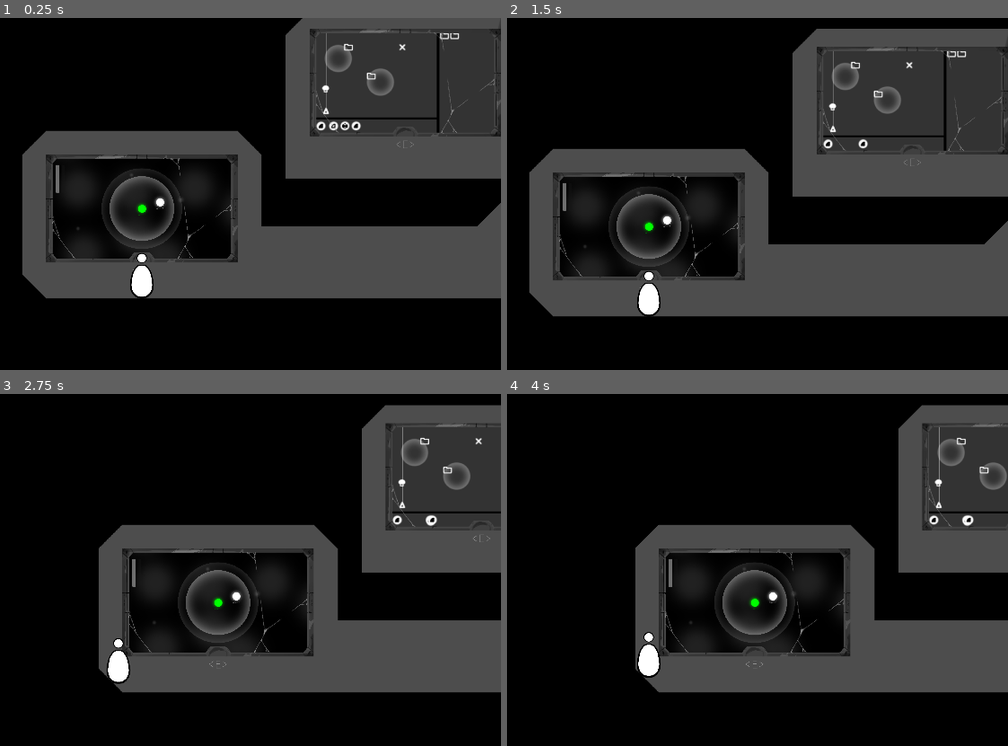
Above: before the commit, frames 1-4 (two rows, left to right).
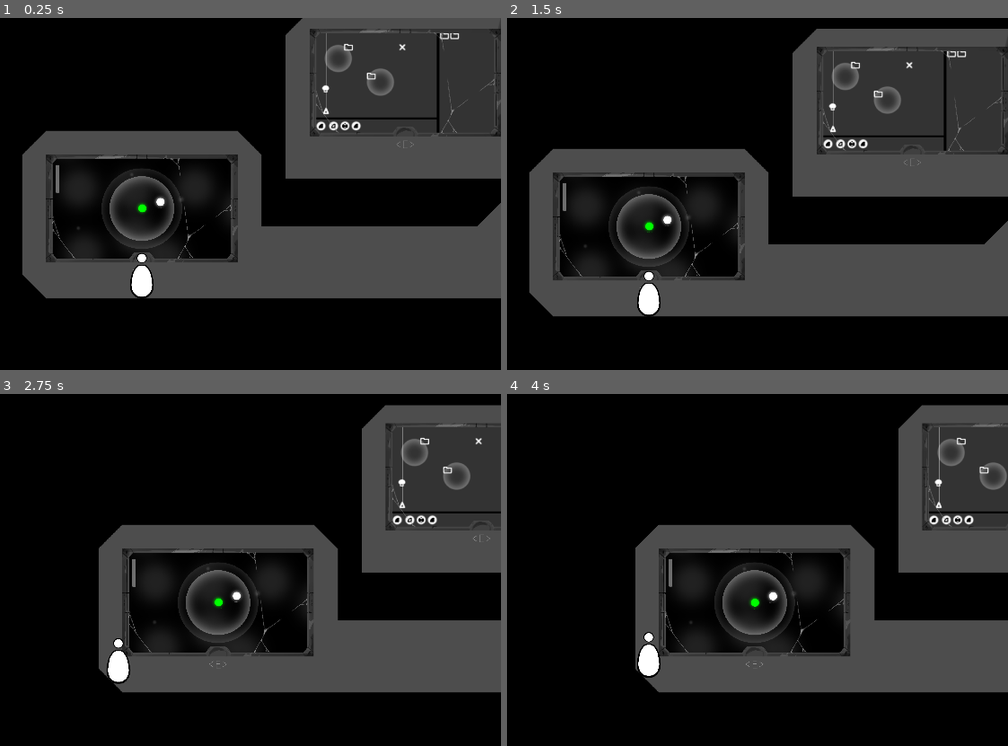
Above: after the commit, the same moments.

Repository: Lukko-Digital/upwell
Game: Godot game, scene res://src/game.tscn
The game is run twice, just before and just after one commit, with the same random seed, the same clock (stepped at 60 frames per second) and the same inputs.
Inputs (mouse positions are in pixels of both pictures, inside the frame that each line leads up to):
- Up to frame 1 (0.25 s): no input
- Up to frame 2 (1.5 s): tap Enter at 0.5, 1.25 s; drag from (852, 137) to (817, 264) at 0.52 s; drag from (842, 144) to (817, 267) at 1.27 s
- Up to frame 3 (2.75 s): tap Enter at 2 s; move the mouse to (355, 520) at 2.02 s; hold A (left) from 2.03 s (still down); hold E (interact) from 2.03 s (still down); click (355, 520) at 2.17 s
- Up to frame 4 (4 s): release A (left) at 2.75 s; release E (interact) at 2.75 s; tap Enter at 2.75, 3.5 s; drag from (902, 520) to (557, 643) at 2.77 s; drag from (752, 601) to (952, 453) at 3.52 s

The runs differ from the first frame. In frame 1, less than 0.1% of the frame differs, in the area x 27-33%, y 51-57%; in frame 2, 0.1%; in frame 3, 0.1%, in the area x 42-87%, y 34-62%; in frame 4, 0.1%.

Commit message:
reworked player heat -> energy

Diff:
--- a/src/map/map.tscn
+++ b/src/map/map.tscn
@@ -27,6 +27,7 @@
 script = ExtResource("1_ithwi")
 
 [node name="MapPlayer" parent="." instance=ExtResource("2_uwq5e")]
+position = Vector2(-3, 4)
 
 [node name="Camera2D" type="Camera2D" parent="MapPlayer"]
 
@@ -135,6 +136,22 @@
 metadata/_edit_lock_ = true
 
 [node name="CollisionShape2D" type="CollisionShape2D" parent="Levels/1a"]
+position = Vector2(3, 2)
+shape = SubResource("CircleShape2D_8hv42")
+metadata/_edit_lock_ = true
+
+[node name="1a2" parent="Levels" node_paths=PackedStringArray("label") instance=ExtResource("5_1gw2i")]
+position = Vector2(370, -345)
+level = ExtResource("5_ivr4h")
+level_id = 1
+label = NodePath("../1a/Label")
+name_text = "Level 1"
+
+[node name="Sprite2D" type="Sprite2D" parent="Levels/1a2"]
+texture = ExtResource("7_xnplc")
+metadata/_edit_lock_ = true
+
+[node name="CollisionShape2D" type="CollisionShape2D" parent="Levels/1a2"]
 position = Vector2(3, 2)
 shape = SubResource("CircleShape2D_8hv42")
 metadata/_edit_lock_ = true
--- a/src/map/map_player/map_player.gd
+++ b/src/map/map_player/map_player.gd
@@ -3,10 +3,10 @@
 
 @onready var line: Line2D = $Line2D
 
-@onready var coolant_bar: ProgressBar = $CanvasLayer/Coolant
-@onready var heat_bar: ProgressBar = $CanvasLayer/Heat
+@onready var energy_bar: ProgressBar = $CanvasLayer/Energy
 @onready var starting_position: Vector2 = global_position
 @onready var collision_box: Area2D = $PlayerBody
+@onready var out_of_energy: Label = $CanvasLayer/OutOfEnergyLabel
 
 var moving = false
 var velocity: Vector2 = Vector2.ZERO
@@ -16,16 +16,8 @@
 		destination = value
 		velocity = global_position.direction_to(value.global_position) * SPEED
 
-var drill_heat: float = 0:
-	set(value):
-		drill_heat = value
-		Global.drill_heat = value
-		heat_bar.value = value
-
 const SPEED: float = 200
-const HEAT_RATE: float = 50
-const COOL_RATE: float = 5
-const COOLANT_USE_RATE: float = 25
+const ENERGY_USE_RATE: float = 50
 
 const AG_ACCELERATION: float = 4
 
@@ -38,17 +30,9 @@
 		else:
 			line.set_point_position(1, destination.global_position - global_position)
 
-		if coolant_bar.value > 0: # Reduce coolant and heat drill until it reaches medium threshold
-			coolant_bar.value -= delta * COOLANT_USE_RATE
-			if drill_heat < Global.MEDIUM_DRILL_HEAT:
-				drill_heat += delta * HEAT_RATE
-		elif drill_heat < heat_bar.max_value: # If no coolant heat drill with no threshold
-			drill_heat += delta * HEAT_RATE
+		energy_bar.value -= ENERGY_USE_RATE * delta
 
-	elif drill_heat > 0: # When not moving, cool drill
-		drill_heat -= delta * COOL_RATE
-
-	if heat_bar.value == heat_bar.max_value: # Recall when too hot
+	if energy_bar.value <= 0:
 		recall()
 
 # Return true if attracting or repelling, false otherwise
@@ -126,20 +110,22 @@
 	moving = true
 
 func enter_coolant_pocket() -> void:
-	drill_heat = 0
+	energy_bar.value = energy_bar.max_value
 
 func end_movement() -> void:
 	moving = false
 	velocity = Vector2.ZERO
+	energy_bar.value = energy_bar.max_value
+	starting_position = global_position
 	if line.get_point_count() > 1:
 		line.remove_point(1)
 
 func recall() -> void:
-	# Commented out for playtesting purposes
-	# global_position = starting_position
-	drill_heat = 0
-	coolant_bar.value = coolant_bar.max_value
+	global_position = starting_position
 	end_movement()
+	out_of_energy.show()
+	await get_tree().create_timer(1).timeout
+	out_of_energy.hide()
 
 func _area_scanned(area: Area2D) -> void:
 	if area is MapLevel:
--- a/src/map/map_player/map_player.tscn
+++ b/src/map/map_player/map_player.tscn
@@ -1,9 +1,10 @@
-[gd_scene load_steps=7 format=3 uid="uid://d0rlssnvit7w4"]
+[gd_scene load_steps=8 format=3 uid="uid://d0rlssnvit7w4"]
 
 [ext_resource type="Script" path="res://src/map/map_player/map_player.gd" id="1_g3ols"]
 [ext_resource type="Texture2D" uid="uid://y5bp2r1vi77u" path="res://assets/ui/map/player.png" id="2_x6q2x"]
 [ext_resource type="Texture2D" uid="uid://d1ogmure04xwi" path="res://assets/ui/map/ring1.png" id="3_ixl3o"]
 [ext_resource type="Texture2D" uid="uid://vr33qlvb418f" path="res://assets/ui/map/ring5.png" id="4_rs5vh"]
+[ext_resource type="FontFile" uid="uid://c3dptkqdore24" path="res://assets/ui/fonts/SourceCodePro-VariableFont_wght.ttf" id="5_57n47"]
 
 [sub_resource type="CircleShape2D" id="CircleShape2D_rmnfs"]
 radius = 21.8403
@@ -47,7 +48,7 @@
 
 [node name="CanvasLayer" type="CanvasLayer" parent="."]
 
-[node name="Coolant" type="ProgressBar" parent="CanvasLayer"]
+[node name="Energy" type="ProgressBar" parent="CanvasLayer"]
 offset_left = 99.0
 offset_top = 103.0
 offset_right = 133.0
@@ -56,12 +57,14 @@
 fill_mode = 2
 show_percentage = false
 
-[node name="Heat" type="ProgressBar" parent="CanvasLayer"]
-offset_left = 156.0
-offset_top = 103.0
-offset_right = 190.0
-offset_bottom = 382.0
-fill_mode = 2
-show_percentage = false
+[node name="OutOfEnergyLabel" type="Label" parent="CanvasLayer"]
+visible = false
+offset_left = 328.0
+offset_top = 460.0
+offset_right = 1588.0
+offset_bottom = 663.0
+theme_override_fonts/font = ExtResource("5_57n47")
+theme_override_font_sizes/font_size = 100
+text = "You ran out of energy"
 
 [connection signal="area_entered" from="ScanArea" to="." method="_area_scanned"]
--- a/src/screen_puzzles/screen_interactable.gd
+++ b/src/screen_puzzles/screen_interactable.gd
@@ -9,3 +9,11 @@
 
 func interact(_player: Player):
 	Global.set_camera_focus.emit(global_position)
+
+func _on_body_exited(body: Node2D):
+	if body is Player:
+		subviewport.physics_object_picking = false
+
+func _on_body_entered(body: Node2D):
+	if body is Player:
+		subviewport.physics_object_picking = true
--- a/src/screen_puzzles/screen_interactable.tscn
+++ b/src/screen_puzzles/screen_interactable.tscn
@@ -37,13 +37,11 @@
 offset_top = -288.0
 offset_right = 512.0
 offset_bottom = 288.0
-focus_mode = 2
+mouse_force_pass_scroll_events = false
 stretch = true
 
 [node name="SubViewport" type="SubViewport" parent="SubViewportContainer"]
 handle_input_locally = false
-physics_object_picking = true
-physics_object_picking_sort = true
 gui_snap_controls_to_pixels = false
 size = Vector2i(1024, 576)
 size_2d_override = Vector2i(1920, 1080)
@@ -75,3 +73,6 @@
 mouse_filter = 2
 color = Color(0, 0, 0, 1)
 metadata/_edit_lock_ = true
+
+[connection signal="body_entered" from="." to="." method="_on_body_entered"]
+[connection signal="body_exited" from="." to="." method="_on_body_exited"]
